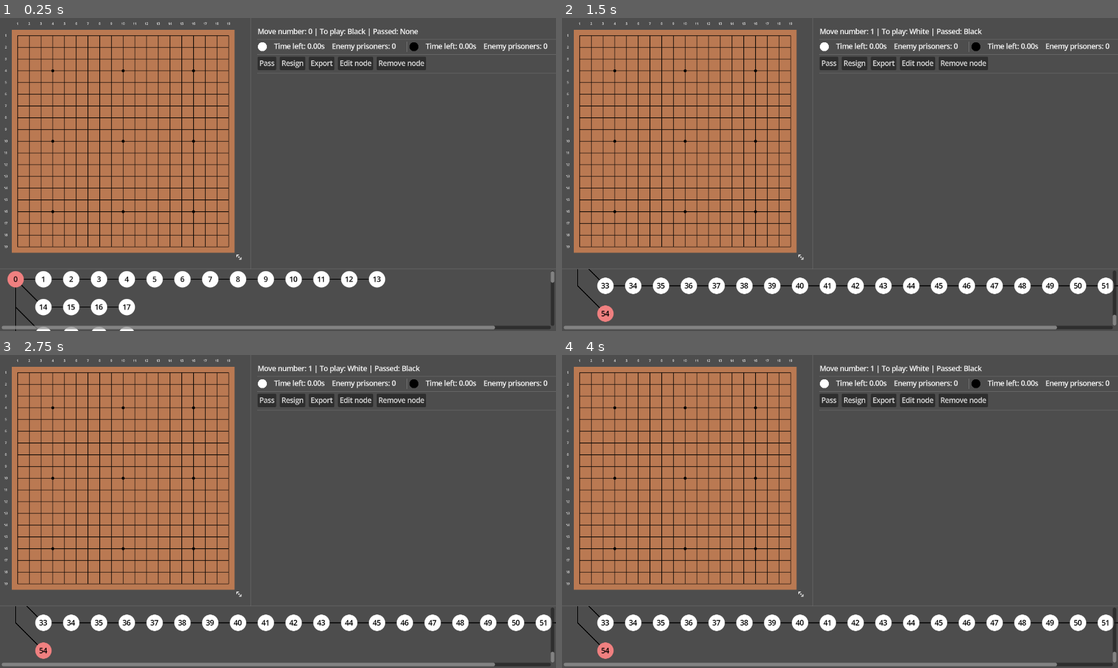
Above: before the commit, frames 1-4 (two rows, left to right).
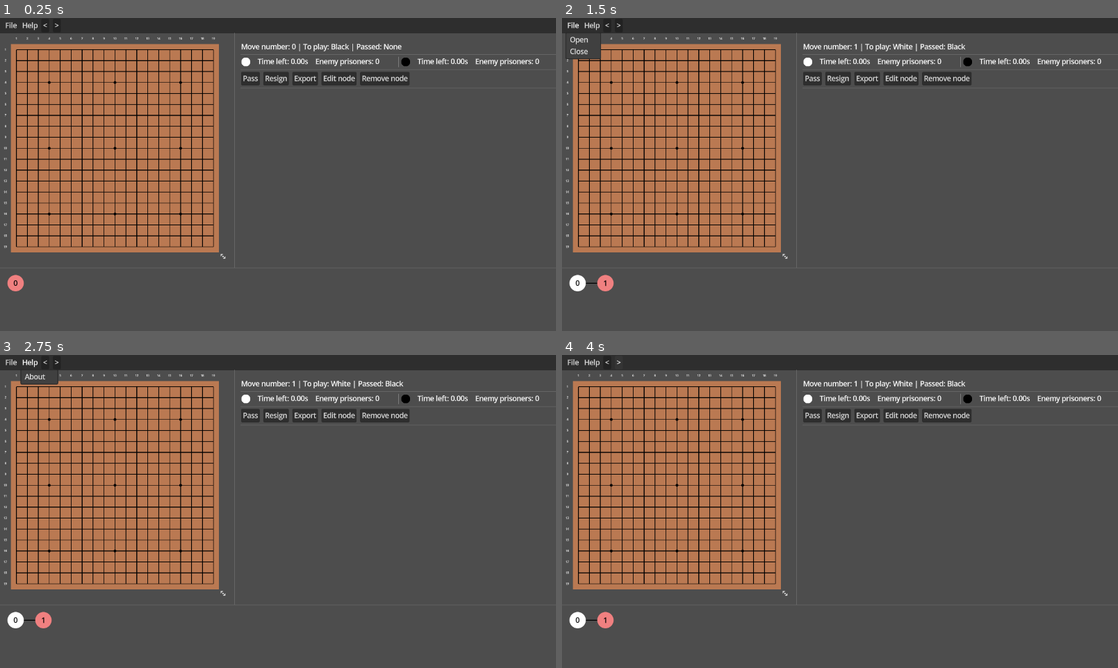
Above: after the commit, the same moments.

Repository: MichalHrbek/gdgo
Game: Godot game, scene res://scenes/main.tscn
Two runs of this game, one before a commit and one after it. Both use one fixed random seed, a clock stepped at 60 frames per second and the inputs below.
Inputs (mouse positions are in pixels of both pictures, inside the frame that each line leads up to):
- Up to frame 1 (0.25 s): no input
- Up to frame 2 (1.5 s): click "Pass" at 0.5 s; click (573, 24) at 1.25 s, where only the run after the commit has a clickable "File"
- Up to frame 3 (2.75 s): click (27, 361) at 2 s, where only the run after the commit has a clickable "Help"
- Up to frame 4 (4 s): click (606, 361) at 2.75 s, where only the run after the commit has a clickable "<"; click (617, 361) at 3.5 s, where only the run after the commit has a clickable ">"

The runs differ from the first frame. In frame 1, 22% of the frame differs, in the area x 0-100%, y 0-100%; in frame 2, 23%; in frame 3, 23%; in frame 4, 23%.

Commit message:
Added a file menu

Diff:
--- a/project.godot
+++ b/project.godot
@@ -12,7 +12,7 @@
 
 config/name="gdgo"
 run/main_scene="uid://bcxwy2weokxef"
-config/features=PackedStringArray("4.6", "GL Compatibility")
+config/features=PackedStringArray("4.7", "GL Compatibility")
 config/icon="res://icon.svg"
 
 [display]
--- a/scenes/main.tscn
+++ b/scenes/main.tscn
@@ -1,11 +1,20 @@
 [gd_scene format=3 uid="uid://bcxwy2weokxef"]
 
+[ext_resource type="Script" uid="uid://cwrc6h0puvesm" path="res://scripts/go/ui/file_menu.gd" id="1_o6xl0"]
 [ext_resource type="Script" uid="uid://hfk0hqouwuei" path="res://scripts/go/ui/game_state_ui.gd" id="2_jyhfs"]
 [ext_resource type="Script" uid="uid://d4bwd2p4ppo3l" path="res://scripts/go/ui/board.gd" id="2_tbgi4"]
 [ext_resource type="Texture2D" uid="uid://cwej1vhu75qwf" path="res://assets/ui/scale.svg" id="2_tefeu"]
 [ext_resource type="Script" uid="uid://dm8721x0payo4" path="res://scripts/go/ui/comment_box.gd" id="3_jyhfs"]
 [ext_resource type="PackedScene" uid="uid://do4lb5meosjl" path="res://scenes/player_info.tscn" id="3_tbgi4"]
 [ext_resource type="Script" uid="uid://cftxeap8dnx5r" path="res://scripts/go/ui/sgf_tree_vis.gd" id="3_tefeu"]
+
+[sub_resource type="StyleBoxFlat" id="StyleBoxFlat_tefeu"]
+content_margin_left = 0.0
+content_margin_top = 0.0
+content_margin_right = 0.0
+content_margin_bottom = 0.0
+bg_color = Color(0.1, 0.1, 0.1, 0.6)
+corner_detail = 1
 
 [node name="Node2D" type="Node2D" unique_id=1049589408]
 
@@ -19,6 +28,60 @@
 grow_vertical = 2
 theme_override_constants/separation = 0
 
+[node name="PanelContainer" type="PanelContainer" parent="CanvasLayer/VBoxContainer" unique_id=1885915988]
+layout_mode = 2
+theme_override_styles/panel = SubResource("StyleBoxFlat_tefeu")
+
+[node name="MarginContainer" type="MarginContainer" parent="CanvasLayer/VBoxContainer/PanelContainer" unique_id=1203729101]
+layout_mode = 2
+theme_override_constants/margin_left = 8
+theme_override_constants/margin_top = 2
+theme_override_constants/margin_right = 8
+theme_override_constants/margin_bottom = 2
+
+[node name="HBoxContainer" type="HBoxContainer" parent="CanvasLayer/VBoxContainer/PanelContainer/MarginContainer" unique_id=528712712]
+layout_mode = 2
+
+[node name="File" type="MenuButton" parent="CanvasLayer/VBoxContainer/PanelContainer/MarginContainer/HBoxContainer" unique_id=1550975433 node_paths=PackedStringArray("tree", "root_index_label")]
+layout_mode = 2
+text = "File"
+item_count = 2
+popup/item_0/text = "Open"
+popup/item_0/id = 0
+popup/item_1/text = "Close"
+popup/item_1/id = 1
+script = ExtResource("1_o6xl0")
+tree = NodePath("../../../../ScrollContainer/SgfTreeVis")
+root_index_label = NodePath("../Label")
+
+[node name="FileDialog" type="FileDialog" parent="CanvasLayer/VBoxContainer/PanelContainer/MarginContainer/HBoxContainer/File" unique_id=769216748]
+oversampling_override = 1.0
+title = "Open a File"
+position = Vector2i(0, 36)
+file_mode = 0
+access = 2
+use_native_dialog = true
+
+[node name="Help" type="MenuButton" parent="CanvasLayer/VBoxContainer/PanelContainer/MarginContainer/HBoxContainer" unique_id=175063602]
+layout_mode = 2
+text = "Help"
+item_count = 1
+popup/item_0/text = "About"
+popup/item_0/id = 0
+
+[node name="PrevButton" type="Button" parent="CanvasLayer/VBoxContainer/PanelContainer/MarginContainer/HBoxContainer" unique_id=1498278749]
+layout_mode = 2
+focus_mode = 1
+text = "<"
+
+[node name="Label" type="Label" parent="CanvasLayer/VBoxContainer/PanelContainer/MarginContainer/HBoxContainer" unique_id=1541901311]
+layout_mode = 2
+
+[node name="NextButton" type="Button" parent="CanvasLayer/VBoxContainer/PanelContainer/MarginContainer/HBoxContainer" unique_id=1415039861]
+layout_mode = 2
+focus_mode = 1
+text = ">"
+
 [node name="HBoxContainer" type="HBoxContainer" parent="CanvasLayer/VBoxContainer" unique_id=159786964]
 layout_mode = 2
 theme_override_constants/separation = 0
@@ -28,7 +91,7 @@
 theme_override_constants/margin_bottom = 16
 
 [node name="Control" type="Control" parent="CanvasLayer/VBoxContainer/HBoxContainer/MarginContainer" unique_id=357398740]
-custom_minimum_size = Vector2(640, 640)
+custom_minimum_size = Vector2(480, 480)
 layout_mode = 2
 
 [node name="GameBoard" type="Control" parent="CanvasLayer/VBoxContainer/HBoxContainer/MarginContainer/Control" unique_id=1458735982 node_paths=PackedStringArray("dragger")]
@@ -145,11 +208,13 @@
 theme_override_constants/v_separation = 0
 script = ExtResource("3_tefeu")
 
+[connection signal="pressed" from="CanvasLayer/VBoxContainer/PanelContainer/MarginContainer/HBoxContainer/PrevButton" to="CanvasLayer/VBoxContainer/PanelContainer/MarginContainer/HBoxContainer/File" method="prev_root"]
+[connection signal="pressed" from="CanvasLayer/VBoxContainer/PanelContainer/MarginContainer/HBoxContainer/NextButton" to="CanvasLayer/VBoxContainer/PanelContainer/MarginContainer/HBoxContainer/File" method="next_root"]
 [connection signal="tree_edited" from="CanvasLayer/VBoxContainer/HBoxContainer/MarginContainer/Control/GameBoard" to="CanvasLayer/VBoxContainer/ScrollContainer/SgfTreeVis" method="_on_tree_edited"]
 [connection signal="pressed" from="CanvasLayer/VBoxContainer/HBoxContainer/VBoxContainer/HFlowContainer/Button" to="CanvasLayer/VBoxContainer/HBoxContainer/MarginContainer/Control/GameBoard" method="make_move" binds= [Vector2i(0, 0)]]
 [connection signal="pressed" from="CanvasLayer/VBoxContainer/HBoxContainer/VBoxContainer/HFlowContainer/Button5" to="CanvasLayer/VBoxContainer/ScrollContainer/SgfTreeVis" method="remove_current_node"]
+[connection signal="state_changed" from="CanvasLayer/VBoxContainer/ScrollContainer/SgfTreeVis" to="CanvasLayer/VBoxContainer/HBoxContainer/MarginContainer/Control/GameBoard" method="_on_state_changed"]
 [connection signal="state_changed" from="CanvasLayer/VBoxContainer/ScrollContainer/SgfTreeVis" to="CanvasLayer/VBoxContainer/HBoxContainer/VBoxContainer/GameState" method="_on_state_changed"]
 [connection signal="state_changed" from="CanvasLayer/VBoxContainer/ScrollContainer/SgfTreeVis" to="CanvasLayer/VBoxContainer/HBoxContainer/VBoxContainer/HBoxContainer/WhitePlayerInfo" method="_on_state_changed"]
 [connection signal="state_changed" from="CanvasLayer/VBoxContainer/ScrollContainer/SgfTreeVis" to="CanvasLayer/VBoxContainer/HBoxContainer/VBoxContainer/HBoxContainer/BlackPlayerInfo" method="_on_state_changed"]
 [connection signal="state_changed" from="CanvasLayer/VBoxContainer/ScrollContainer/SgfTreeVis" to="CanvasLayer/VBoxContainer/HBoxContainer/VBoxContainer/Comment" method="_on_state_changed"]
-[connection signal="state_changed" from="CanvasLayer/VBoxContainer/ScrollContainer/SgfTreeVis" to="CanvasLayer/VBoxContainer/HBoxContainer/MarginContainer/Control/GameBoard" method="_on_state_changed"]
--- a/scripts/go/ui/board.gd
+++ b/scripts/go/ui/board.gd
@@ -111,21 +111,28 @@
 					make_move(pos)
 
 
-var y_prop := 0.75
+var y_prop := 0.7
 var x_prop := 0.8
 func ensure_size() -> void:
-	var fit_scale = min(get_viewport_rect().size.y*y_prop/(64.0*rows), get_viewport_rect().size.x*x_prop/(64.0*columns))
-	scale = Vector2(fit_scale,fit_scale)
-	get_parent().custom_minimum_size = size*scale
+	if columns and rows:
+		show()
+		var fit_scale = min(get_viewport_rect().size.y*y_prop/(64.0*rows), get_viewport_rect().size.x*x_prop/(64.0*columns))
+		scale = Vector2(fit_scale,fit_scale)
+		get_parent().custom_minimum_size = size*scale
+	else:
+		get_parent().custom_minimum_size = Vector2.ZERO
+		hide()
 
 func make_move(pos: Vector2i) -> void:
+	if not current_state:
+		return
 	var new_state = current_state.make_move(pos)
 	if new_state.associated_node:
 		tree_edited.emit(new_state.associated_node)
 	goto(new_state)
 
 func _on_state_changed(state: GameState, _node: SGF.SgfNode) -> void:
-	if control_grid:
+	if control_grid and current_state.board_size == state.board_size:
 		goto(state)
 	else:
 		create(state)
--- /dev/null
+++ b/scripts/go/ui/file_menu.gd
@@ -0,0 +1,50 @@
+extends MenuButton
+
+@export var tree: SgfTreeVis
+@export var root_index_label: Label
+@onready var file_dialog: FileDialog = $FileDialog
+
+var current_sgf_file: SGF.SgfFile = SGF.SgfFile.create_empty(Vector2i(19,19))
+var current_root_index := 0
+
+func _ready() -> void:
+	get_popup().index_pressed.connect(_on_index_pressed)
+	file_dialog.file_selected.connect(_on_file_selected)
+	tree.create_tree(current_sgf_file.roots[current_root_index])
+
+func _on_index_pressed(index: int) -> void:
+	if index == 0:
+		open_file_menu()
+
+func open_file_menu() -> void:
+	file_dialog.popup_file_dialog()
+
+func _on_file_selected(path: String) -> void:
+	current_sgf_file = SGF.SgfFile.new(FileAccess.open(path, FileAccess.READ).get_as_text())
+	current_root_index = 0
+	assert(len(current_sgf_file.roots) > 0)
+	tree.create_tree(current_sgf_file.roots[current_root_index])
+	update_label()
+
+func update_label() -> void:
+	if not current_sgf_file:
+		root_index_label.text = ""
+	else:
+		root_index_label.text = "%d/%d" % [current_root_index+1, len(current_sgf_file.roots)]
+
+func next_root() -> void:
+	if not current_sgf_file or current_root_index+1 >= len(current_sgf_file.roots):
+		return
+
+	current_root_index += 1
+	update_label()
+	tree.create_tree(current_sgf_file.roots[current_root_index])
+
+
+func prev_root() -> void:
+	if not current_sgf_file or current_root_index-1 < 0:
+		return
+
+	current_root_index -= 1
+	update_label()
+	tree.create_tree(current_sgf_file.roots[current_root_index])
--- a/scripts/go/ui/sgf_tree_vis.gd
+++ b/scripts/go/ui/sgf_tree_vis.gd
@@ -1,3 +1,4 @@
+class_name SgfTreeVis
 extends GridContainer
 
 signal state_changed(state: GameState, node: SGF.SgfNode)
@@ -14,15 +15,6 @@
 var pos_by: Dictionary[SGF.SgfNode, Vector2i] = {}
 
 const node_scene: PackedScene = preload("res://scenes/tree_node.tscn")
-
-func _ready() -> void:
-	#var s := SGF.SgfFile.new("(;FF[4]GM[1]SZ[19];B[aa];W[bb];B[cc];W[dd];B[ad];W[bd])")
-	var s := SGF.SgfFile.new(FileAccess.open("res://examples/ff4_ex.sgf.txt", FileAccess.READ).get_as_text())
-	#var s := SGF.SgfFile.new(FileAccess.open("res://examples/99.sgf.txt", FileAccess.READ).get_as_text())
-	#var s := SGF.SgfFile.new(FileAccess.open("res://examples/tree.sgf.txt", FileAccess.READ).get_as_text())
-	#var s := SGF.SgfFile.new(FileAccess.open("res://examples/print1.sgf.txt", FileAccess.READ).get_as_text())
-	s.parse()
-	create_tree(s.roots[0])
 
 func create_tree(new_root: SGF.SgfNode, load_root: bool = true) -> void:
 	root = new_root
@@ -75,9 +67,6 @@
 func vis() -> void:
 	for i in get_children():
 		i.queue_free()
-
-	for i in sort_children.get_connections():
-		sort_children.disconnect(i["callable"])
 
 	var height := 0
 	var width := 0
--- a/scripts/sgf/sgf.gd
+++ b/scripts/sgf/sgf.gd
@@ -112,6 +112,7 @@
 	const WHITESPACE = " \n\r\t"
 	const SPECIAL = "();"
 
+
 	var text: String
 	var loc: int = 0
 
@@ -120,6 +121,10 @@
 
 	func _init(text_: String) -> void:
 		text = text_
+		parse()
+
+	static func create_empty(size: Vector2i) -> SgfFile:
+		return SgfFile.new("(;FF[4] SZ[%s])" % (str(size.x) if size.x == size.y else "%d:%d" % [size.x, size.y]))
 
 	func peek() -> String:
 		return text[loc]
Not shown, added: scripts/go/ui/file_menu.gd.uid
